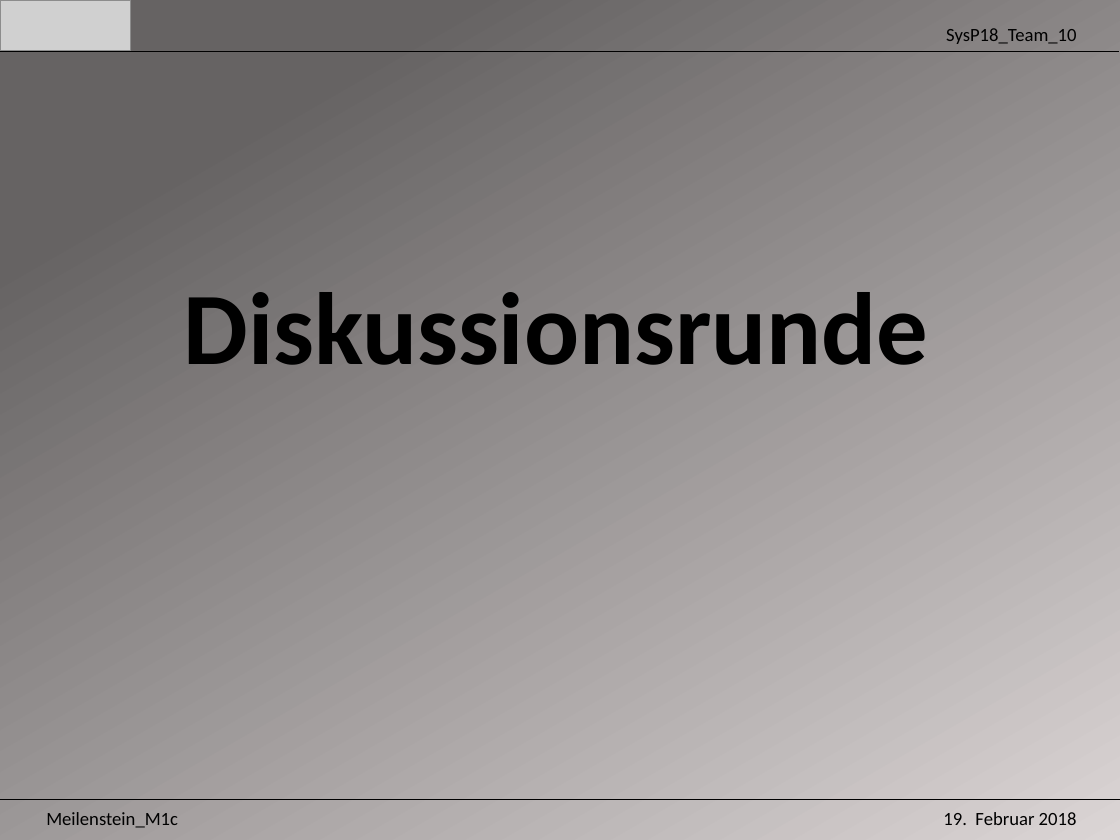
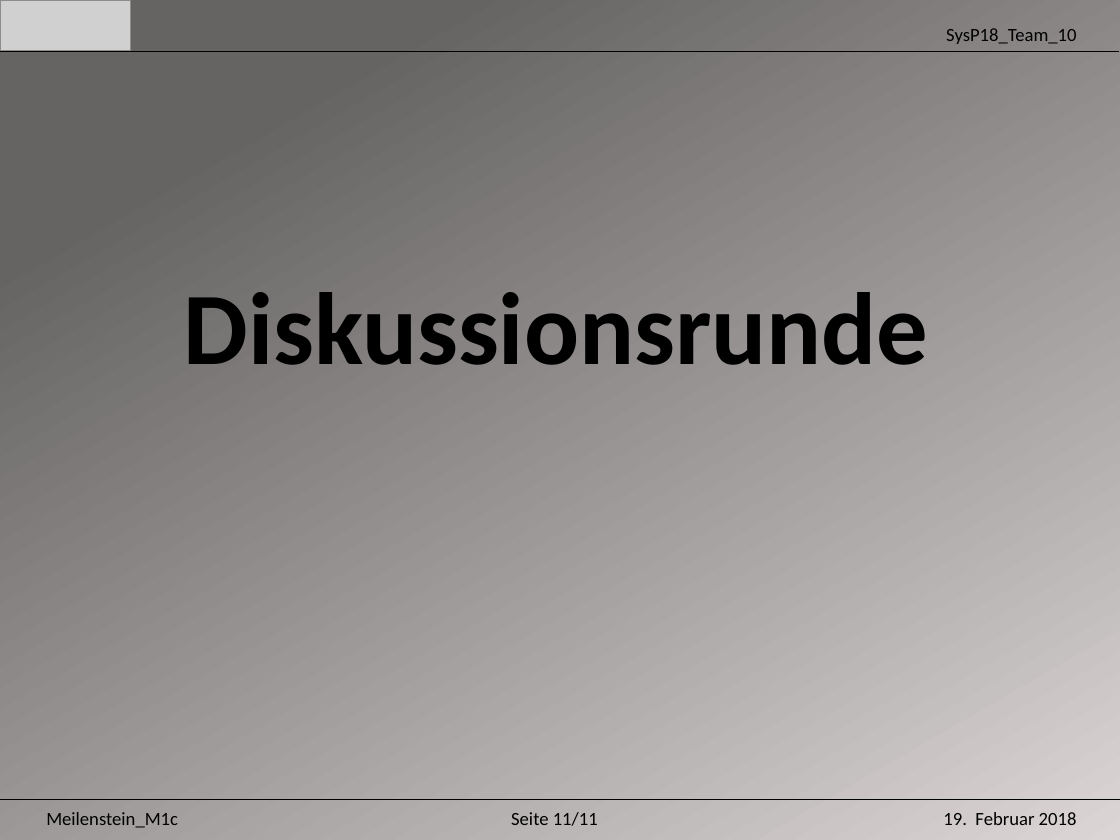
Before and after one commit to Unaqwyn/SysP18_1cv, a slide deck: slide 12 of Systemtechnikprojekt/Systemtechnikprojekt/01_Organisation/02_Meilensteine/m1/m1c/Praesentation_m1c.pptx (slide 27 before the commit). Drawn at 1120x840 pixels with LibreOffice and Linux fonts; fonts in the diff are those of the drawing; grey boxes stand for pictures. Boxes give left, top, right and bottom in pixels: in the first picture for what was removed or moved away, otherwise in the second. Text is boxed around its words. In the diff, an @@ line names an element or a change of style, - is before the commit and + after.

```diff
--- a/Systemtechnikprojekt/Systemtechnikprojekt/01_Organisation/02_Meilensteine/m1/m1c/Praesentation_m1c.pptx
+++ b/Systemtechnikprojekt/Systemtechnikprojekt/01_Organisation/02_Meilensteine/m1/m1c/Praesentation_m1c.pptx
@@ text added at (511, 812, 598, 826), 12 pt, text #000000 @@
+Seite 11/11
```
Also in this commit, not shown: 10 other slides changed, 15 slides removed.
